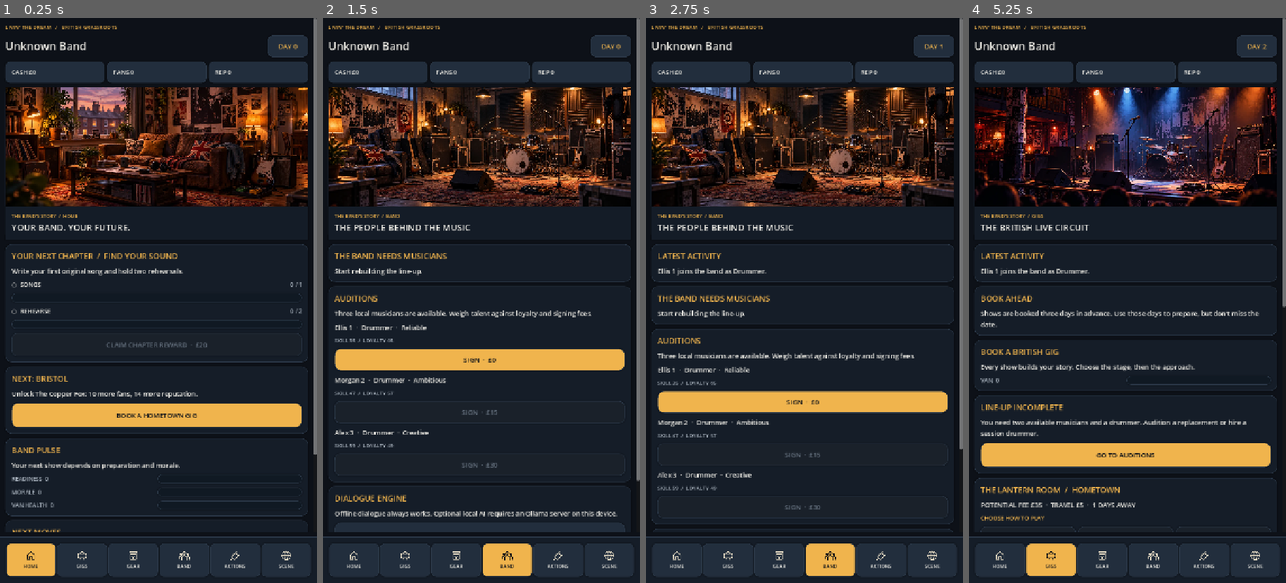
Above: before the commit, frames 1-4 (left to right).
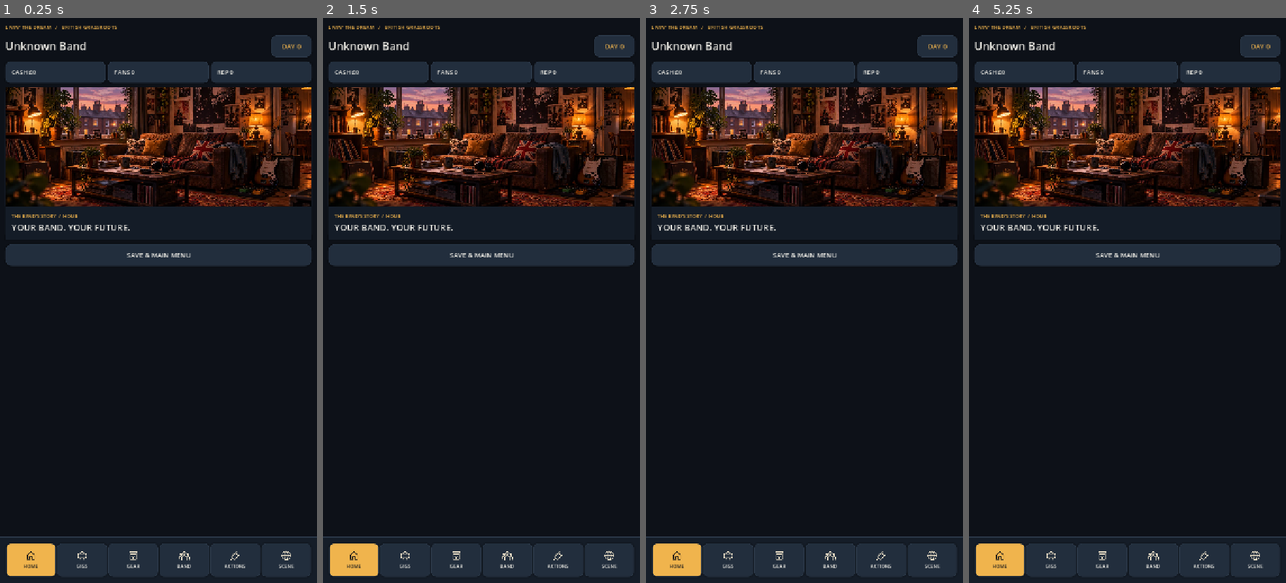
Above: after the commit, the same moments.

Repository: alimuir654-rgb/BandMaster
Game: Godot game, scene res://Scenes/CareerHub.tscn
Same seed, same stepped clock (60 frames per second), same inputs: the game is played once before the commit and once after it. This scene is started directly instead of the project's main scene.
Inputs (mouse positions are in pixels of both pictures, inside the frame that each line leads up to):
- Up to frame 1 (0.25 s): no input
- Up to frame 2 (1.5 s): click (478, 413) at 0.5 s, where only the run before the commit has a clickable "BOOK A HOMETOWN GIG"; click (478, 413) at 1.25 s, where only the run before the commit has a clickable "GO TO AUDITIONS"
- Up to frame 3 (2.75 s): click (801, 357) at 2 s, where only the run before the commit has a clickable "SIGN · £0"
- Up to frame 4 (5.25 s): click (1124, 402) at 2.75 s, where only the run before the commit has a clickable "SIGN · £0"; click (1124, 577) at 3.5 s, where only the run before the commit has a clickable "LOCAL AI: OFF"; click (1000, 560) at 4.27 s; click (1124, 458) at 5 s, where only the run before the commit has a clickable "BOOK A HOMETOWN GIG"

The runs differ from the first frame. In frame 1, 16% of the frame differs, in the area x 1-100%, y 0-91%; in frame 2, 27%, in the area x 1-100%, y 0-99%; in frame 3, 25%; in frame 4, 27%.
Error before the commit: Invalid access to property or key 'band' on a base object of type 'Dictionary'. (res://Scripts/career_hub.gd:747)
Error after the commit: Parse Error: Cannot infer the type of "gigs" variable because the value doesn't have a set type. (res://Scripts/first_month_director.gd:25)

Commit message:
v2.2: place contextual actionable progression guidance at top of career Home

Diff:
--- a/Scripts/career_hub.gd
+++ b/Scripts/career_hub.gd
@@ -14,6 +14,7 @@
 const Members = preload("res://Scripts/member_management.gd")
 const Story = preload("res://Scripts/career_story.gd")
 const Chapters = preload("res://Scripts/career_chapters.gd")
+const Director = preload("res://Scripts/first_month_director.gd")
 const OpeningHandoff = preload("res://Scripts/opening_handoff.gd")
 const CareerLayout = preload("res://Scripts/career_layout.gd")
 const Drama = preload("res://Scripts/band_drama.gd")
@@ -234,6 +235,10 @@
 
 
 func _home() -> void:
+ var guidance: Dictionary = Director.next_move(_state())
+ var focus := _card("YOUR NEXT MOVE  /  "+str(guidance.get("title","")),str(guidance.get("detail","")))
+ var destination := str(guidance.get("tab","ACTIONS"))
+ _action(focus,str(guidance.get("action","CONTINUE"))+"  ›",func() -> void: _switch(destination),true)
  var upcoming: Dictionary = Calendar.pending(_state())
  if not upcoming.is_empty():
   var remaining := int(upcoming.get("day",1)) - _num("tour_day")
